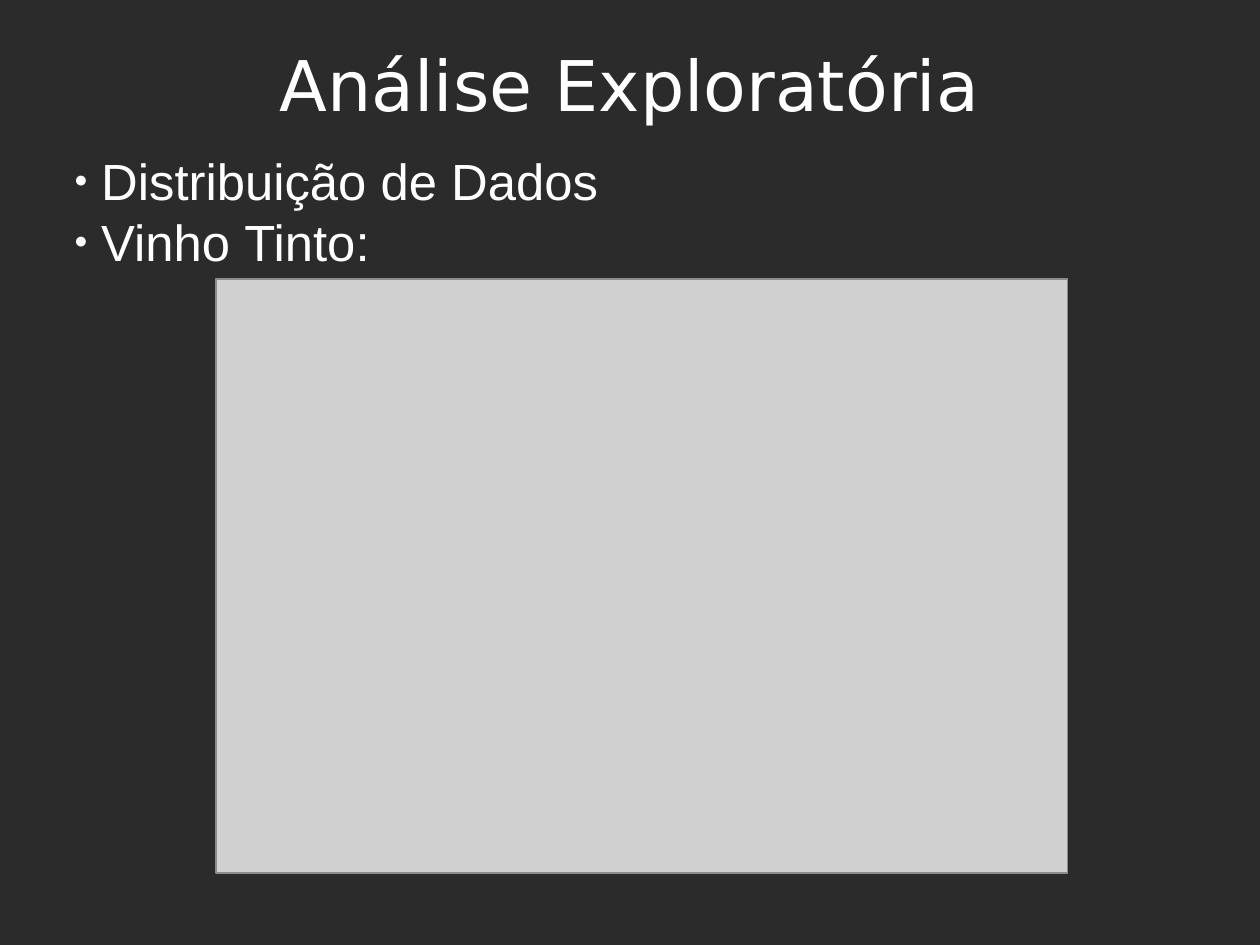
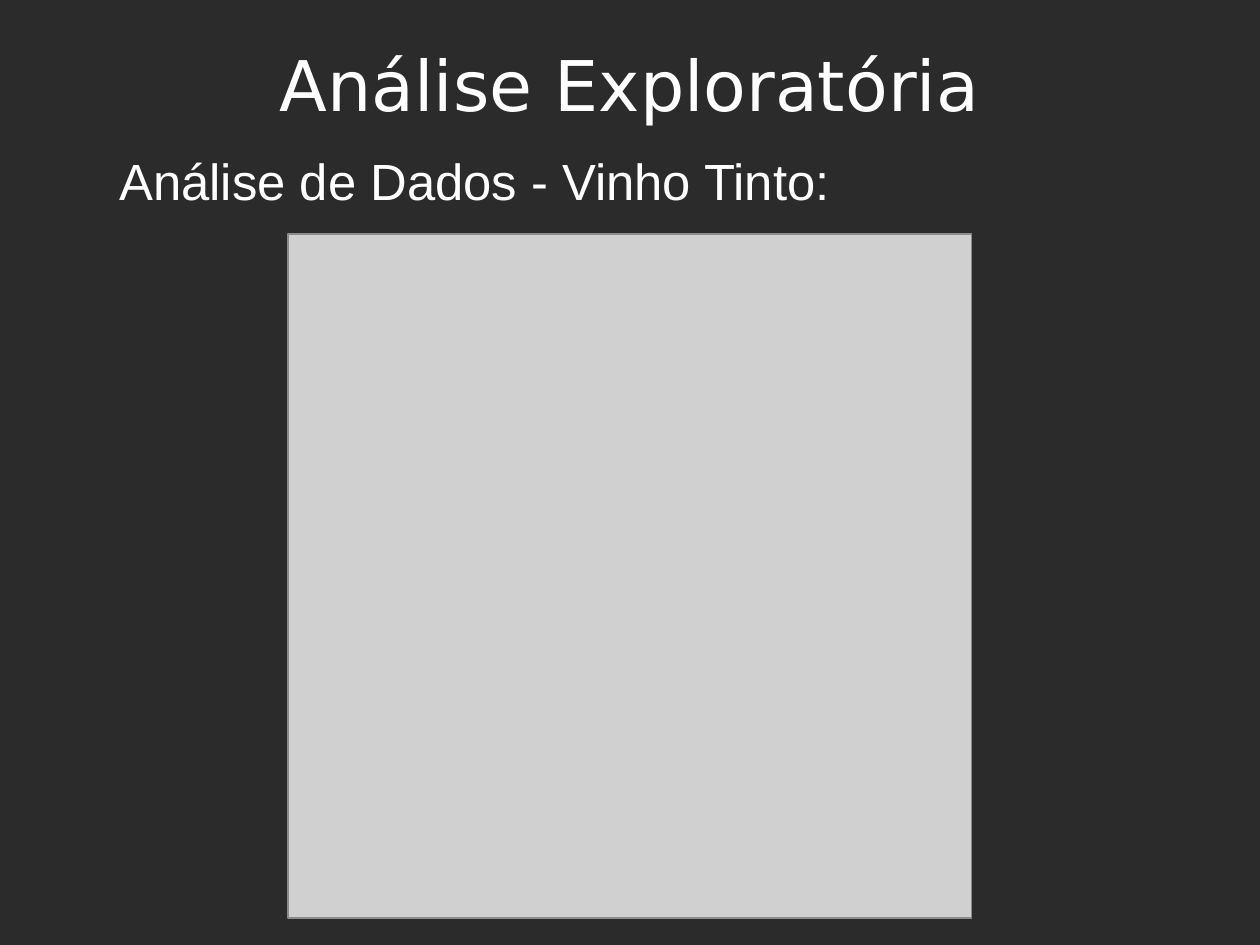
Before and after one commit to sdkgit123/RNA-atv3, a slide deck: slide 4 of RNA-apresentacao.odp. Drawn at 1260x945 pixels with LibreOffice and Linux fonts; fonts in the diff are those of the drawing; grey boxes stand for pictures; background and template pictures are left out; a plain dark background stands for a picture behind light text. Boxes give left, top, right and bottom in pixels: in the first picture for what was removed or moved away, otherwise in the second. Text is boxed around its words. In the diff, an @@ line names an element or a change of style, - is before the commit and + after.

```diff
--- a/RNA-apresentacao.odp
+++ b/RNA-apresentacao.odp
@@ text at (119,162,829,201): text changed @@
-● Distribuição de Dados
-● Vinho Tinto:
+Análise de Dados - Vinho Tinto:
@@ picture: place and size @@
-picture at (216,279,1068,874)
+picture at (288,234,972,918)
```
Also in this commit, not shown: 5 other slides changed, 4 slides added, 1 slide removed, 3 other files.
